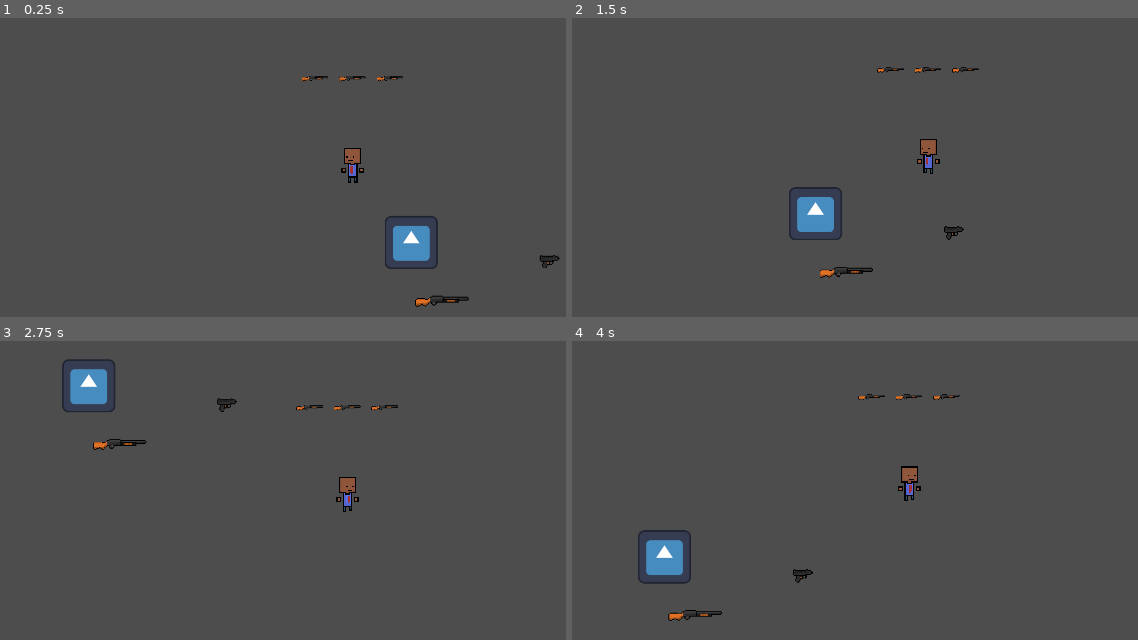
Above: before the commit, frames 1-4 (two rows, left to right).
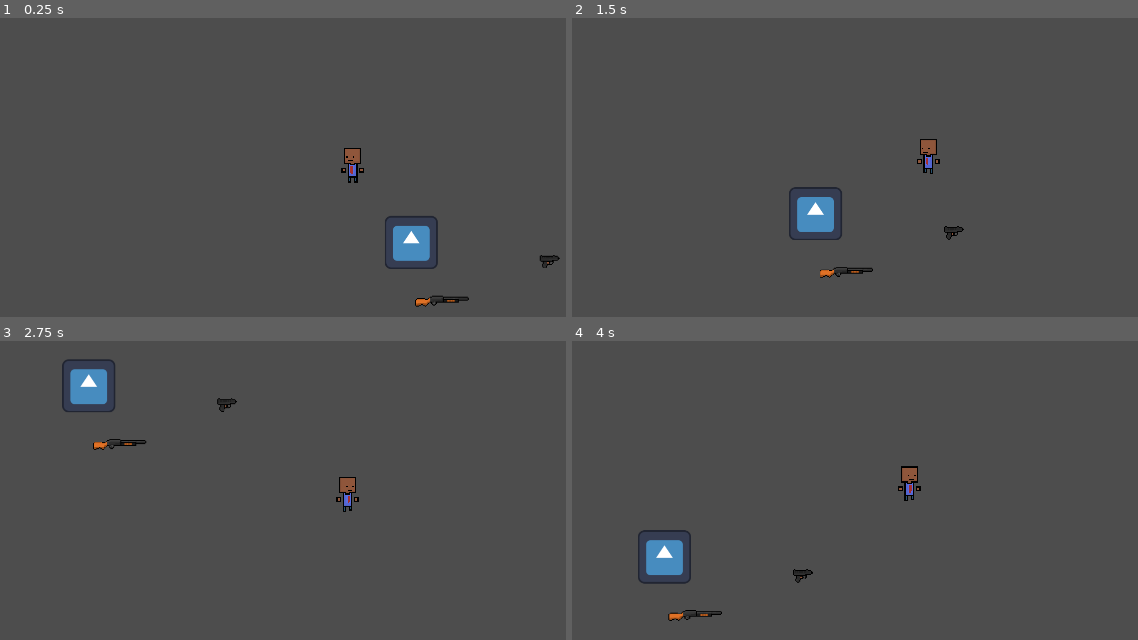
Above: after the commit, the same moments.

Repository: KarumGhag/Hitman-5
Game: Godot game, scene res://World/world.tscn
Two runs of this game, one before a commit and one after it. Both use one fixed random seed, a clock stepped at 60 frames per second and the inputs below. The engine's default icon, where the game draws it, is replaced by a stand-in: a white triangle on a blue panel in a dark square.
Inputs (mouse positions are in pixels of both pictures, inside the frame that each line leads up to):
- Up to frame 1 (0.25 s): no input
- Up to frame 2 (1.5 s): tap Enter at 0.5 s; move the mouse to (1121, 260) at 0.52 s; hold D (right) 0.53-1.28 s; tap Q (drop) at 0.6 s; tap H (holster) at 0.8, 1.35 s; move the mouse to (866, 296) at 1.27 s; hold S (down) from 1.28 s (still down)
- Up to frame 3 (2.75 s): tap Mouse wheel up (nextItem) at 1.55, 2.1 s; move the mouse to (430, 385) at 2.02 s; release S (down) at 2.03 s; hold D (right) from 2.03 s (still down); tap E (pickup) at 2.3 s
- Up to frame 4 (4 s): move the mouse to (883, 574) at 2.77 s; release D (right) at 2.78 s; hold W (up) 2.78-3.53 s; tap E (pickup) at 2.85 s; tap Mouse wheel down (prevItem) at 3.05, 3.6 s; move the mouse to (outside the picture) at 3.52 s; hold A (left) from 3.53 s (still down); tap Q (drop) at 3.8 s

The runs differ from the first frame. In frame 1, 0.1% of the frame differs, in the area x 53-72%, y 19-22%; in frame 2, 0.1%, in the area x 53-72%, y 16-19%; in frame 3, 0.1%; in frame 4, 0.1%.

Commit message:
made ui for inventory

Diff:
--- a/Guns/Glock.tscn
+++ b/Guns/Glock.tscn
@@ -46,10 +46,6 @@
 
 [sub_resource type="CircleShape2D" id="CircleShape2D_thvgv"]
 radius = 50.4207
-
-[sub_resource type="CapsuleShape2D" id="CapsuleShape2D_s3tpe"]
-radius = 24.0
-height = 48.0
 
 [node name="Glock" type="Node2D" node_paths=PackedStringArray("shootPoint", "animationPlayer", "shootVectorPoint", "itemSprite", "itemPNG", "pickUpArea", "pickUpBox")]
 script = ExtResource("1_8trd8")
@@ -114,7 +110,3 @@
 position = Vector2(0, -68)
 scale = Vector2(0.5, 0.5)
 texture = ExtResource("3_s3tpe")
-
-[node name="invItemCollider" type="CollisionShape2D" parent="ItemPNG"]
-position = Vector2(0, -2)
-shape = SubResource("CapsuleShape2D_s3tpe")
--- a/Guns/PumpShotgun.tscn
+++ b/Guns/PumpShotgun.tscn
@@ -30,10 +30,6 @@
 
 [sub_resource type="CircleShape2D" id="CircleShape2D_thvgv"]
 radius = 50.4207
-
-[sub_resource type="CapsuleShape2D" id="CapsuleShape2D_hw5c0"]
-radius = 50.0
-height = 500.0
 
 [node name="PumpShotgun" type="Node2D" node_paths=PackedStringArray("shootPoint", "animationPlayer", "shootVectorPoint", "itemSprite", "itemPNG", "pickUpArea", "pickUpBox")]
 script = ExtResource("1_e855d")
@@ -108,8 +104,3 @@
 position = Vector2(0, -100)
 scale = Vector2(0.1, 0.1)
 texture = ExtResource("4_hw5c0")
-
-[node name="invItemCollider" type="CollisionShape2D" parent="ItemPNG"]
-position = Vector2(0, -10)
-rotation = 1.5708
-shape = SubResource("CapsuleShape2D_hw5c0")
--- a/Inventory/PlayerInv.gd
+++ b/Inventory/PlayerInv.gd
@@ -43,28 +43,32 @@
 
 
 	if Input.is_action_just_pressed("nextItem") and not holstered and currentItem != null:
-
 		currentItem.equipped = false
 		currentItem = inv[getNext(getCurrent())]
 		currentItem.equipped = true
+		uiUpdate()
 	if Input.is_action_just_pressed("prevItem") and not holstered and currentItem != null:
 		currentItem.equipped = false
 		currentItem = inv[getPrev(getCurrent())]
 		currentItem.equipped = true
+		uiUpdate()
 
 	if Input.is_action_just_pressed("drop") and currentItem != null:
 		currentItem.drop()
+		uiUpdate()
 
 
 #if holstered a temp item is set to the next or prev and then the last equipped item is changed and the current item is re holstered
 	if Input.is_action_just_pressed("nextItem") and holstered:
 		tempItem = inv[getNext(getCurrent(tempItem))] #temp item is used so it can search for a specific item
 		lastEquipedItem = getCurrent(tempItem) #updates what the item should be when un holstered
+		uiUpdate()
 
 
 	if Input.is_action_just_pressed("prevItem") and holstered:
 		tempItem = inv[getPrev(getCurrent(tempItem))]
 		lastEquipedItem = getCurrent(tempItem)
+		uiUpdate()
 
 
 	if Input.is_action_just_pressed("holster") and not isEmpty():
@@ -77,6 +81,7 @@
 			currentItem.equipped = true
 
 		holstered = not holstered #toggles the value
+		uiUpdate()
 
 
 
@@ -183,12 +188,13 @@
 
 
 @export var currentRep : Sprite2D
-@export var rightRep : Sprite2D
-@export var leftRep : Sprite2D
+@export var nextRep : Sprite2D
+@export var prevRep : Sprite2D
 
 
 func uiReady() -> void:
 	open = false
+	uiUpdate()
 
 
 func uiProcess() -> void:
@@ -203,14 +209,26 @@
 
 
 func uiUpdate() -> void:
-	return
+	if not open:
+		ui.visible = false
 
 	#if the inventory is empty then it should set the sprites to nothing
 	if isEmpty():
 		currentRep.texture = null
-		rightRep.texture = null
-		leftRep.texture = null
+		nextRep.texture = null
+		prevRep.texture = null
+
+	if currentItem == null:
+		return
+
 
 	currentRep.texture = currentItem.itemPNG.texture
+	currentRep.scale = currentItem.itemPNG.scale * 2
+
 	if getNext(getCurrent()) != getCurrent():
-		print("test")
+		nextRep.texture = inv[getNext(getCurrent())].itemPNG.texture
+		nextRep.scale = inv[getNext(getCurrent())].itemPNG.scale
+
+	if getPrev(getCurrent()) != getCurrent() and getPrev(getCurrent()) != getNext(getCurrent()):
+		prevRep.texture = inv[getNext(getCurrent())].itemPNG.texture
+		prevRep.scale = inv[getNext(getCurrent())].itemPNG.scale
--- a/Player/player.tscn
+++ b/Player/player.tscn
@@ -1,11 +1,10 @@
-[gd_scene load_steps=16 format=3 uid="uid://r1rcdcocn5hc"]
+[gd_scene load_steps=15 format=3 uid="uid://r1rcdcocn5hc"]
 
 [ext_resource type="Script" uid="uid://ckxvqgoqxt3hh" path="res://Player/player.gd" id="1_bvebw"]
 [ext_resource type="Texture2D" uid="uid://d3ttw7pny6au8" path="res://Player/Player.png" id="2_5l58u"]
 [ext_resource type="Texture2D" uid="uid://bi1m84u5rnjuw" path="res://Player/PlayerHead.png" id="2_7wdtj"]
 [ext_resource type="Script" uid="uid://cwij3kfbw3nga" path="res://Inventory/PlayerInv.gd" id="4_gwnis"]
 [ext_resource type="Script" uid="uid://cchqjwlsf03he" path="res://Player/player_shoot.gd" id="6_fhl08"]
-[ext_resource type="Texture2D" uid="uid://kklx3d50ssbv" path="res://Art/PNG Guns/PumpShotgun.png" id="6_od3ui"]
 [ext_resource type="Script" uid="uid://d3uec1c82qn8d" path="res://Player/animator.gd" id="6_vtle1"]
 
 [sub_resource type="RectangleShape2D" id="RectangleShape2D_gfpsm"]
@@ -200,34 +199,28 @@
 bodyAnimator = NodePath("../PlayerBody/BodyAnim")
 headAnimator = NodePath("../HeadSprite/HeadAnim")
 
-[node name="Inventory" type="Node2D" parent="." node_paths=PackedStringArray("itemRepresent", "itemButtons", "ui", "currentRep", "rightRep", "leftRep")]
+[node name="Inventory" type="Node2D" parent="." node_paths=PackedStringArray("itemRepresent", "itemButtons", "ui", "currentRep", "nextRep", "prevRep")]
 script = ExtResource("4_gwnis")
-itemRepresent = [NodePath("UI/sprites/current"), NodePath(""), NodePath(""), NodePath(""), NodePath(""), NodePath(""), NodePath(""), NodePath(""), NodePath(""), NodePath("")]
-itemButtons = [NodePath(""), NodePath(""), NodePath(""), NodePath(""), NodePath(""), NodePath(""), NodePath(""), NodePath(""), NodePath(""), NodePath("")]
+itemRepresent = [NodePath("UI/sprites/current"), null, null, null, null, null, null, null, null, null]
+itemButtons = [null, null, null, null, null, null, null, null, null, null]
 ui = NodePath("UI")
 currentRep = NodePath("UI/sprites/current")
-rightRep = NodePath("UI/sprites/right")
-leftRep = NodePath("UI/sprites/left")
+nextRep = NodePath("UI/sprites/next")
+prevRep = NodePath("UI/sprites/prev")
 
 [node name="UI" type="Control" parent="Inventory"]
 layout_mode = 3
 anchors_preset = 0
-offset_top = -3.0
-offset_bottom = -3.0
+offset_top = -8.0
+offset_bottom = -8.0
 
 [node name="sprites" type="Node2D" parent="Inventory/UI"]
+position = Vector2(0, -71)
 
 [node name="current" type="Sprite2D" parent="Inventory/UI/sprites"]
-position = Vector2(0, -200)
-scale = Vector2(0.1, 0.1)
-texture = ExtResource("6_od3ui")
-
-[node name="right" type="Sprite2D" parent="Inventory/UI/sprites"]
-position = Vector2(90, -200)
-scale = Vector2(0.1, 0.1)
-texture = ExtResource("6_od3ui")
-
-[node name="left" type="Sprite2D" parent="Inventory/UI/sprites"]
-position = Vector2(-90, -200)
-scale = Vector2(0.1, 0.1)
-texture = ExtResource("6_od3ui")
+
+[node name="next" type="Sprite2D" parent="Inventory/UI/sprites"]
+position = Vector2(110, 0)
+
+[node name="prev" type="Sprite2D" parent="Inventory/UI/sprites"]
+position = Vector2(-90, 0)
Not shown: 1 places in Guns/Glock.tscn that only renumber resources
Not shown: 1 places in Guns/PumpShotgun.tscn that only renumber resources
